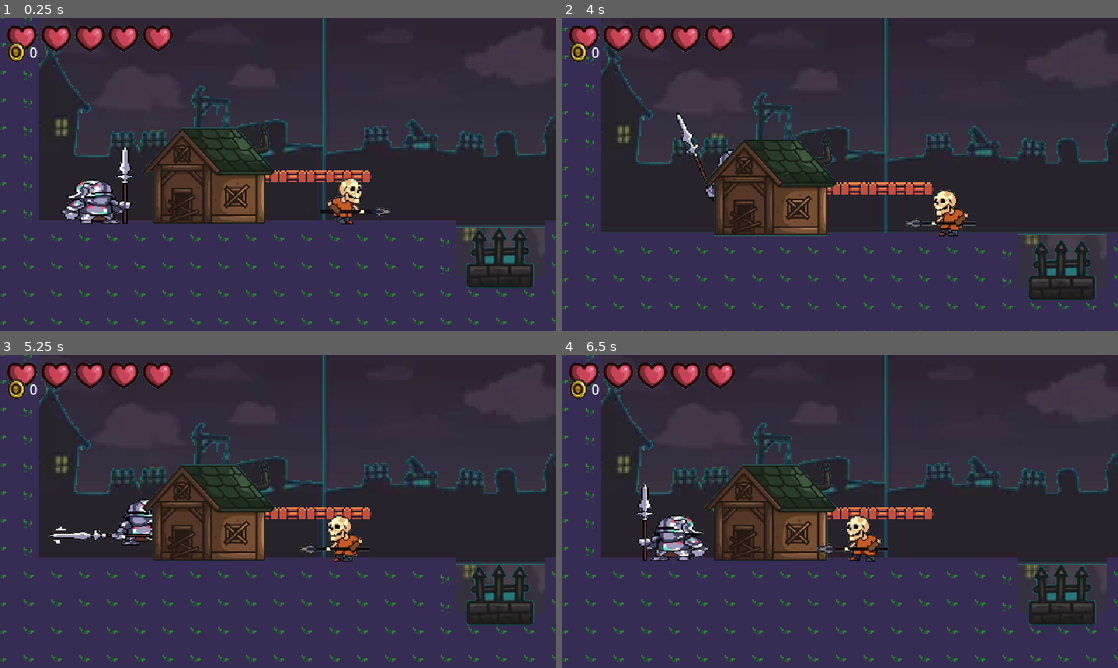
Above: before the commit, frames 1-4 (two rows, left to right).
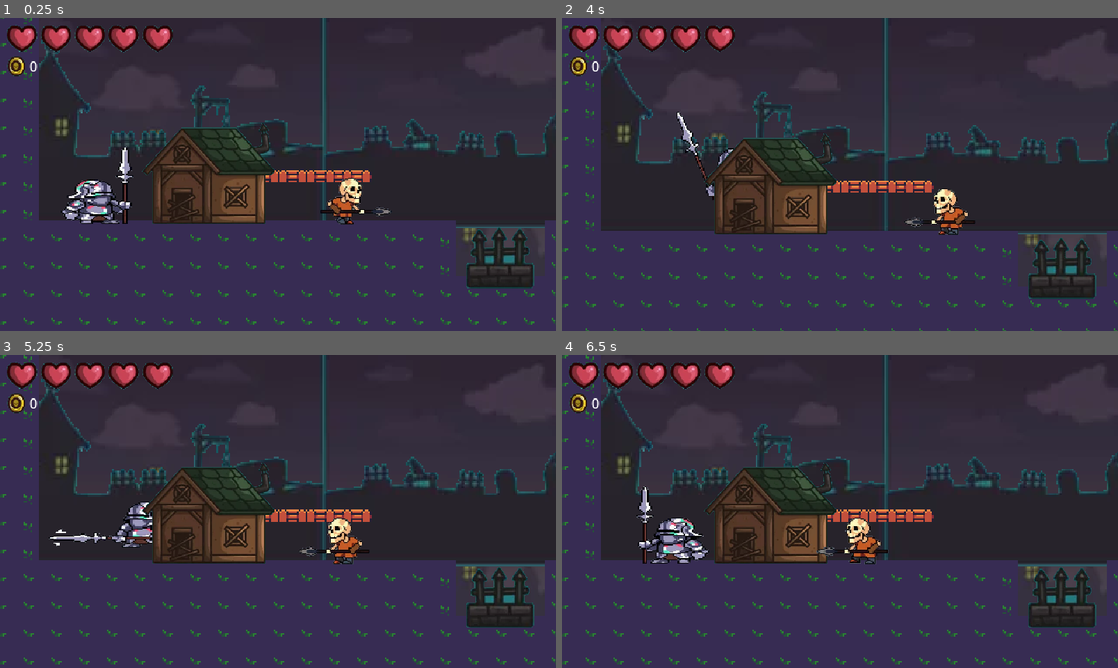
Above: after the commit, the same moments.

Repository: BlazeWings/demo
Game: Godot game, scene res://levels/test_chamber/test_chamber.tscn
The game is run twice, just before and just after one commit, with the same random seed, the same clock (stepped at 60 frames per second) and the same inputs.
Inputs (mouse positions are in pixels of both pictures, inside the frame that each line leads up to):
- Up to frame 1 (0.25 s): no input
- Up to frame 2 (4 s): tap Enter at 0.5 s; move the mouse to (962, 158) at 0.52 s; hold D (move_right) 0.53-1.25 s; hold J (attack) 0.53-1.25 s; click (962, 158) at 0.67 s; tap Space (jump) at 0.77, 3.77 s; tap F (interact) at 0.8, 2.3, 3.8 s; drag from (728, 190) to (951, 202) at 1.27 s; move the mouse to (895, 105) at 2.02 s; hold D (move_right) 2.03-2.75 s; hold J (attack) 2.03-2.75 s; drag from (812, 237) to (962, 202) at 2.77 s; move the mouse to (1006, 221) at 3.52 s; hold A (move_left) from 3.53 s (still down); hold E (heal) from 3.53 s (still down)
- Up to frame 3 (5.25 s): release A (move_left) at 4.25 s; release E (heal) at 4.25 s; drag from (111, 464) to (366, 549) at 4.27 s; move the mouse to (305, 511) at 5.02 s; hold S (move_down) from 5.03 s (still down); hold J (attack) from 5.03 s (still down); click (305, 511) at 5.17 s
- Up to frame 4 (6.5 s): tap F (interact) at 5.3 s; release S (move_down) at 5.75 s; release J (attack) at 5.75 s; drag from (756, 433) to (878, 539) at 5.77 s

The runs differ from the first frame. In frame 1, 0.3% of the frame differs, in the area x 1-7%, y 7-19%; in frame 2, 5.8%; in frame 3, 8.8%; in frame 4, 9.1%, in the area x 0-100%, y 0-99%.

Commit message:
审查修复批：HUD重叠/0帧守卫/hitstop叠加/箭矢奖励/相机像素对齐等

Diff:
--- a/camera/game_camera.gd
+++ b/camera/game_camera.gd
@@ -84,7 +84,7 @@
 	if not _has_target():
 		return
 	_look_ahead = Vector2.ZERO
-	global_position = _focus_position()
+	global_position = _pixel_aligned(_focus_position())
 
 
 func _has_target() -> bool:
@@ -116,7 +116,13 @@
 		_facing = signf(velocity_x)
 	var desired_ahead := Vector2(_facing * look_ahead_distance, 0.0)
 	_look_ahead = _look_ahead.lerp(desired_ahead, clampf(look_ahead_speed * delta, 0.0, 1.0))
-	global_position = global_position.lerp(_focus_position(), clampf(follow_speed * delta, 0.0, 1.0))
+	global_position = _pixel_aligned(global_position.lerp(_focus_position(), clampf(follow_speed * delta, 0.0, 1.0)))
+
+
+## 像素风 640x360 integer 缩放下，相机基准位取整避免亚像素抖动。
+## 只取整跟随基准位，trauma 震屏的 offset/rotation 不动。
+func _pixel_aligned(value: Vector2) -> Vector2:
+	return Vector2(roundf(value.x), roundf(value.y))
 
 
 ## Duck-typed read of CharacterBody2D.velocity; anything else counts as standing still.
--- a/entities/arrow/arrow.gd
+++ b/entities/arrow/arrow.gd
@@ -60,7 +60,6 @@
 func on_shot_down() -> void:
 	if _destroyed:
 		return
-	GameManager.add_soul(2)
 	_destroy()
 
 
--- a/entities/components/hitbox_component.gd
+++ b/entities/components/hitbox_component.gd
@@ -23,8 +23,8 @@
 
 
 func set_active(active: bool) -> void:
-	if active:
-		_hit_targets.clear()
+	# 开/关都清空：开是为了本次激活重新去重，关是为了不长期持有可能已释放的 Area2D 引用
+	_hit_targets.clear()
 	monitoring = active
 
 
--- a/entities/player/knight.gd
+++ b/entities/player/knight.gd
@@ -431,6 +431,8 @@
 
 
 func _on_landed() -> void:
+	if _is_dead:
+		return
 	reset_dashes()
 	play_land_squash()
 
@@ -527,7 +529,10 @@
 func _has_anim(anim_name: StringName) -> bool:
 	if sprite == null or sprite.sprite_frames == null:
 		return false
-	return sprite.sprite_frames.has_animation(anim_name)
+	if not sprite.sprite_frames.has_animation(anim_name):
+		return false
+	# 0 帧动画（空目录/加载失败）视为没有该动画，避免 play() 后卡住
+	return sprite.sprite_frames.get_frame_count(anim_name) > 0
 
 
 func _kill_tween(tween: Tween) -> void:
--- a/entities/player/state_machine.gd
+++ b/entities/player/state_machine.gd
@@ -35,6 +35,9 @@
 
 
 func start() -> void:
+	if player == null:
+		push_error("PlayerStateMachine: player 未接线（应为父节点 Player），状态机未启动")
+		return
 	if current_state != null or initial_state == null:
 		return
 	current_state = initial_state
--- a/props/checkpoint/checkpoint.gd
+++ b/props/checkpoint/checkpoint.gd
@@ -16,5 +16,6 @@
 		var health := player.get_node_or_null("Components/HealthComponent") as HealthComponent
 		if health != null:
 			health.reset_health()
+		else:
+			push_warning("[Checkpoint] interact(): %s 上找不到 Components/HealthComponent，未回血" % player.name)
 	GameManager.set_respawn(global_position)
-	print("[Checkpoint] 已存档 at %s" % global_position)
--- a/systems/hitstop.gd
+++ b/systems/hitstop.gd
@@ -1,7 +1,13 @@
 extends Node
+
+## 叠发截断令牌：hitstop 叠加时只认最后一次，避免先到的计时器提前把减速清掉。
+var _generation: int = 0
 
 
 func hitstop(duration: float = 0.06, scale: float = 0.05) -> void:
 	Engine.time_scale = scale
+	_generation += 1
+	var my_gen := _generation
 	await get_tree().create_timer(duration, true, false, true).timeout
-	Engine.time_scale = 1.0
+	if my_gen == _generation:
+		Engine.time_scale = 1.0
--- a/systems/sprite_frames_builder.gd
+++ b/systems/sprite_frames_builder.gd
@@ -14,13 +14,15 @@
 		var fps: float = float(config.get("fps", 8))
 		var loop: bool = bool(config.get("loop", true))
 		var anim := StringName(anim_name)
+		var frame_paths := _list_pngs(dir_path)
+		if frame_paths.is_empty():
+			# 目录不存在/没有 PNG：跳过该动画，不要留一个 0 帧动画进 SpriteFrames
+			push_warning("SpriteFramesBuilder: no PNG found in \"%s\" for animation \"%s\" (animation skipped)." % [dir_path, anim_name])
+			continue
 		if not frames.has_animation(anim):
 			frames.add_animation(anim)
 		frames.set_animation_speed(anim, fps)
 		frames.set_animation_loop(anim, loop)
-		var frame_paths := _list_pngs(dir_path)
-		if frame_paths.is_empty():
-			push_warning("SpriteFramesBuilder: no PNG found in \"%s\" for animation \"%s\"." % [dir_path, anim_name])
 		for path in frame_paths:
 			var texture := load(path) as Texture2D
 			if texture != null:
--- a/ui/hud/hud.gd
+++ b/ui/hud/hud.gd
@@ -77,6 +77,7 @@
 	if declared is int or declared is float:
 		maximum = int(declared)
 	_apply_health(current, maximum)
+	set_process(false)   # 信号已绑定，停止重试轮询
 
 
 ## Depth-first search for a node exposing the HealthComponent signal/API (§3).
--- a/ui/hud/hud.tscn
+++ b/ui/hud/hud.tscn
@@ -16,9 +16,9 @@
 
 [node name="Soul" type="HBoxContainer" parent="." unique_id=65651595]
 offset_left = 8.0
-offset_top = 28.0
+offset_top = 44.0
 offset_right = 8.0
-offset_bottom = 28.0
+offset_bottom = 44.0
 mouse_filter = 2
 theme_override_constants/separation = 4
 
